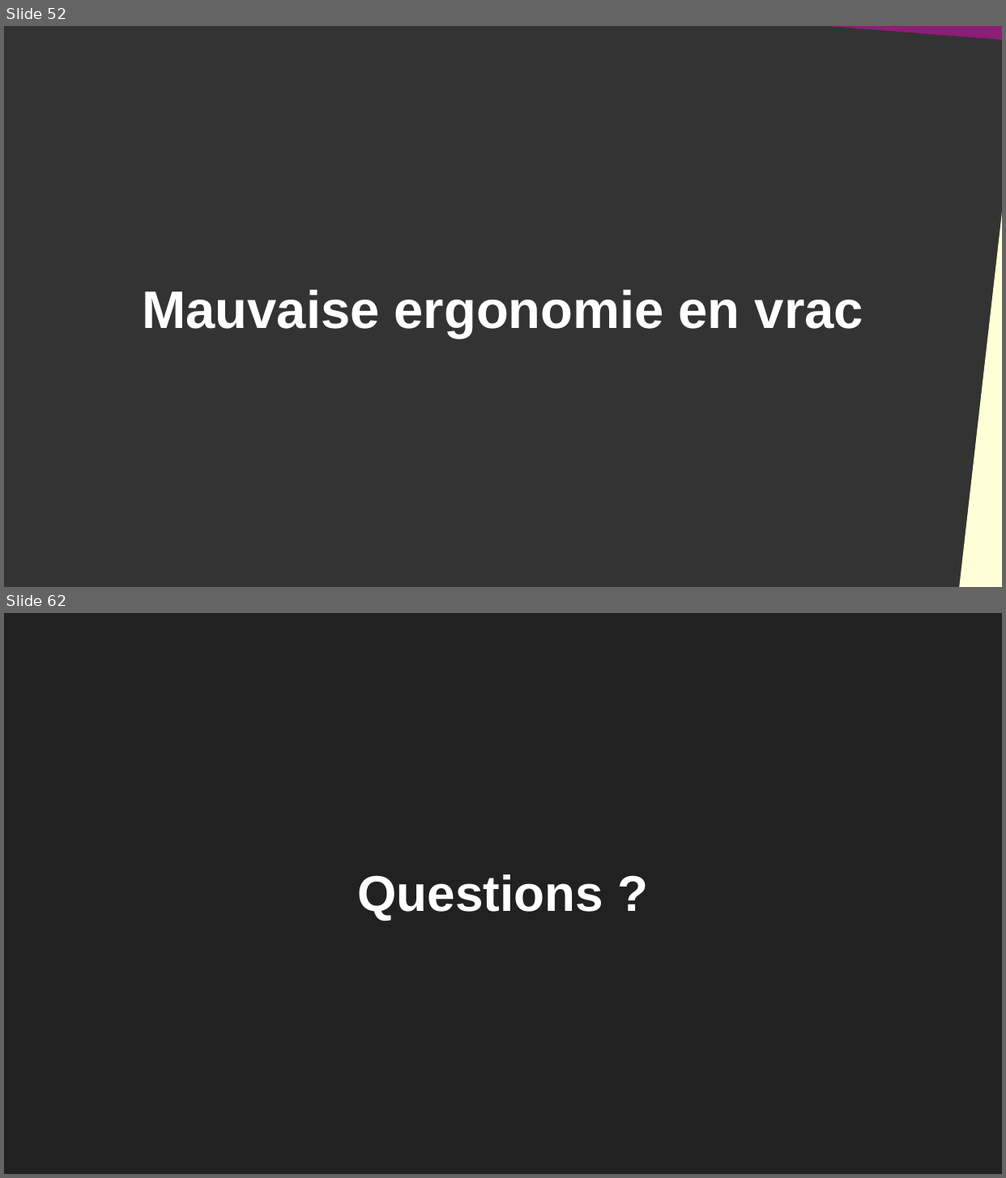
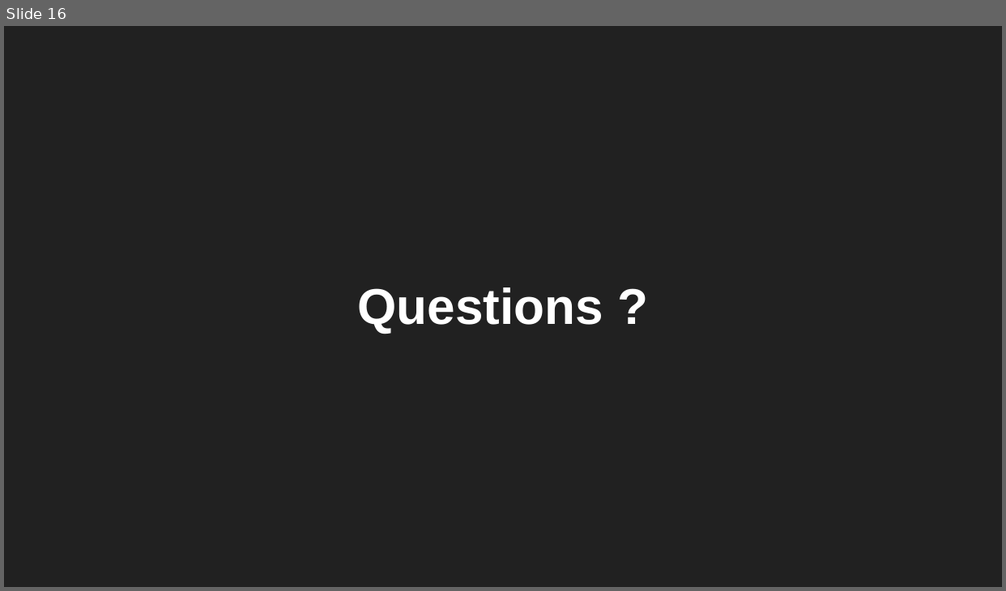
Before and after one commit to DanYellow/cours, a slide deck: gestion-de-contenus-spécialisee-s4/travaux-pratiques/numero-1/presentation.odp. Shown one above the other, each under a label of ours: slides 52 and 62 before the commit, slide 16 after it; the slides between them are not shown. The pictures are 1006x1178 and 1006x591 pixels, drawn with LibreOffice and Linux fonts; fonts in the diff are those of the drawing. Boxes give left, top, right and bottom in pixels: in the first picture for what was removed or moved away, otherwise in the second. Text is boxed around its words. In the diff, an @@ line names an element or a change of style, - is before the commit and + after.

```diff
--- a/gestion-de-contenus-spécialisee-s4/travaux-pratiques/numero-1/presentation.odp
+++ b/gestion-de-contenus-spécialisee-s4/travaux-pratiques/numero-1/presentation.odp
@@ slide 52 removed at bbox=[4, 26, 1002, 587], background #333333 @@
@@ right triangle removed at bbox=[761, 26, 1002, 40] @@
@@ right triangle removed at bbox=[959, 200, 1002, 587] @@
@@ title removed at bbox=[142, 289, 863, 339] @@
-Mauvaise ergonomie en vrac
@@ what was slide 62 is now slide 16 @@
```
Also in this commit, not shown: 2 slides changed, 45 other slides removed, 7 other files.
